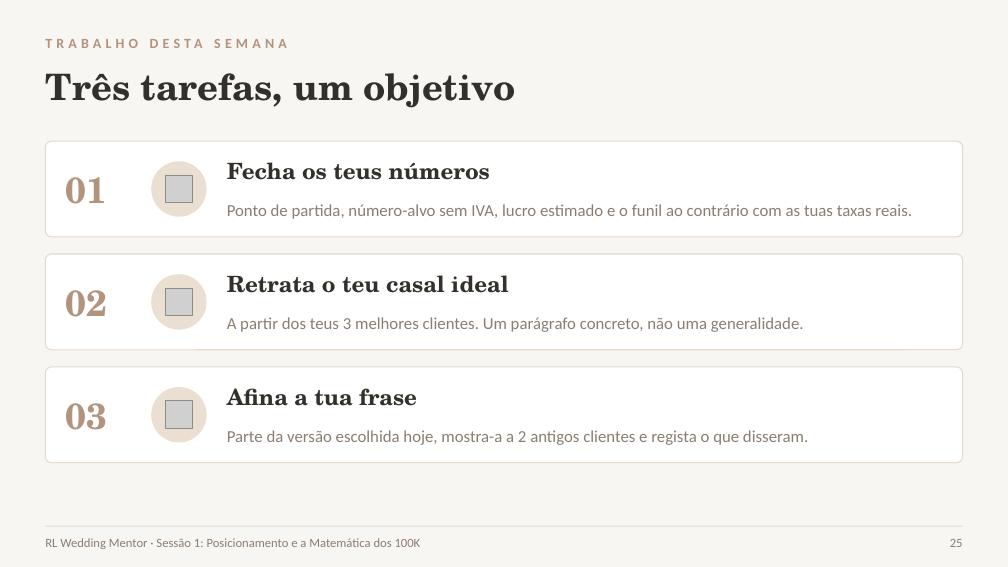
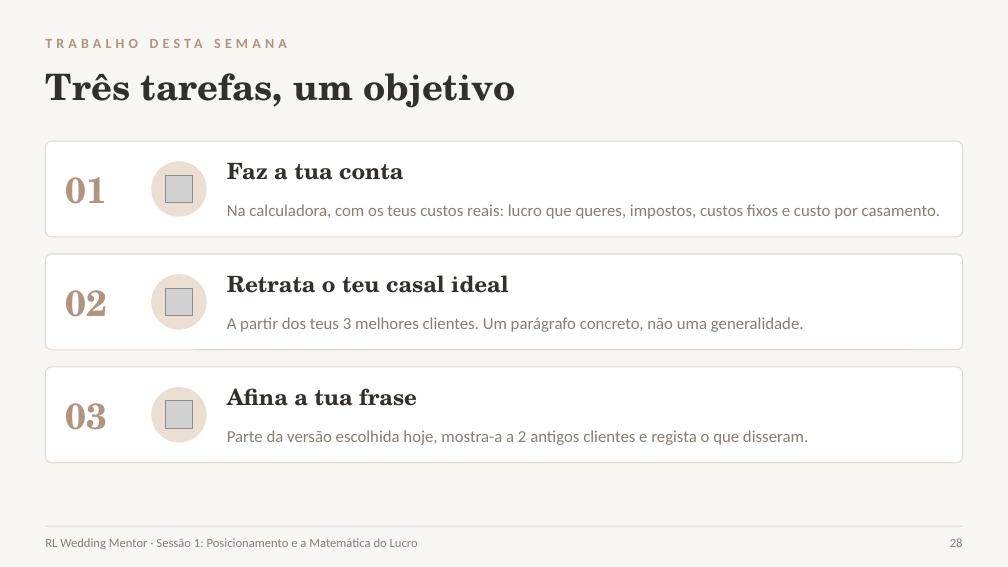
Before and after one commit to geralrlphoto/rl-menu, a slide deck: slide 28 of public/wedding-mentor-files/S1_Posicionamento.pptx (slide 25 before the commit). Drawn at 1008x567 pixels with LibreOffice and Linux fonts; fonts in the diff are those of the drawing; grey boxes stand for pictures. Boxes give left, top, right and bottom in pixels: in the first picture for what was removed or moved away, otherwise in the second. Text is boxed around its words. In the diff, an @@ line names an element or a change of style, - is before the commit and + after.

```diff
--- a/public/wedding-mentor-files/S1_Posicionamento.pptx
+++ b/public/wedding-mentor-files/S1_Posicionamento.pptx
@@ text at [227,163,404,180]: text changed @@
-Fecha os teus números
+Faz a tua conta
@@ text at [227,204,941,219]: text changed @@
-Ponto de partida, número-alvo sem IVA, lucro estimado e o funil ao contrário com as tuas taxas reais.
+Na calculadora, com os teus custos reais: lucro que queres, impostos, custos fixos e custo por casamento.
@@ text at [45,538,418,549]: text changed @@
-RL Wedding Mentor · Sessão 1: Posicionamento e a Matemática dos 100K
+RL Wedding Mentor · Sessão 1: Posicionamento e a Matemática do Lucro
@@ text at [950,538,963,547]: text changed @@
-25
+28
```
Also in this commit, not shown: 17 other slides changed, 8 slides added, 5 slides removed, 32 other files.
